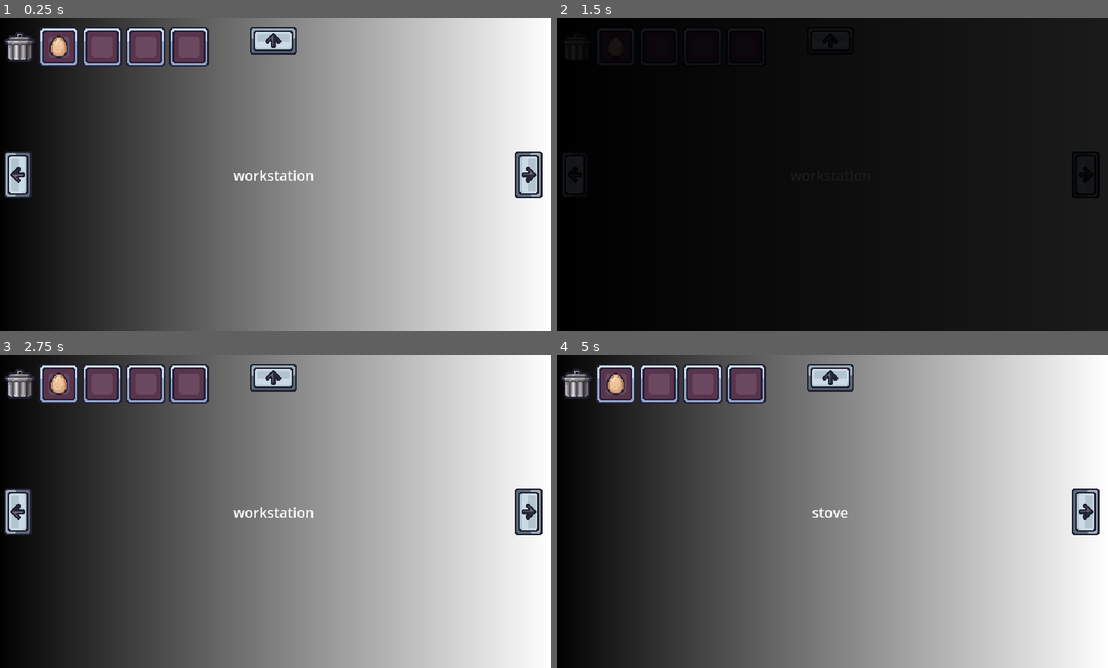
Above: before the commit, frames 1-4 (two rows, left to right).
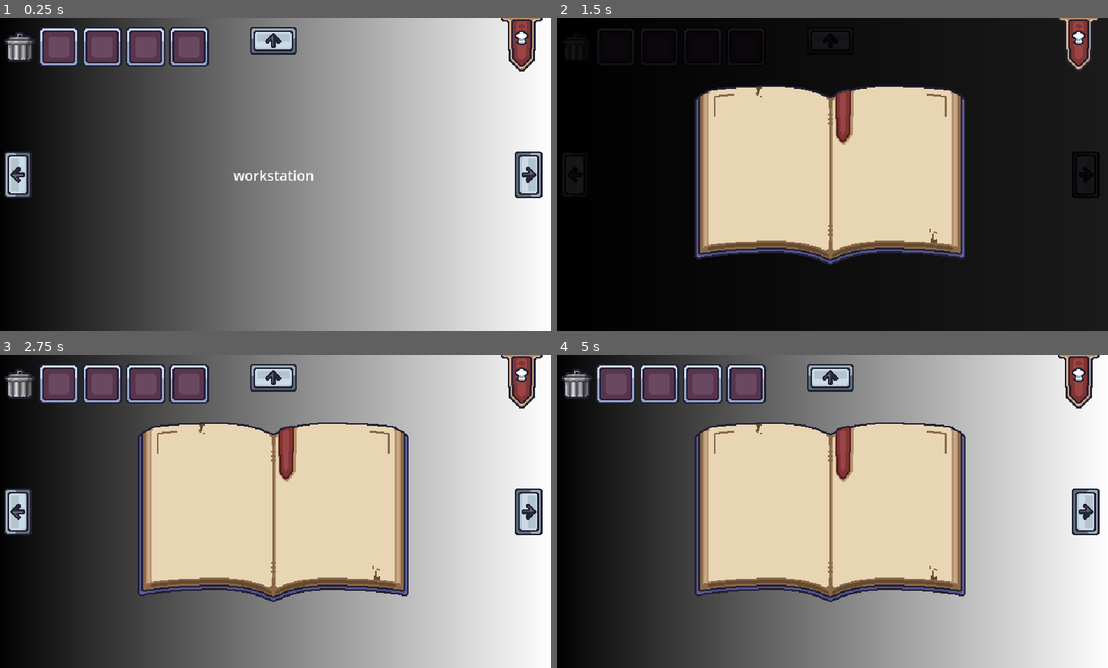
Above: after the commit, the same moments.

Repository: takanazwa5/BayoJajoJam
Game: Godot game, scene res://main.tscn
Two runs of this game, one before a commit and one after it. Both use one fixed random seed, a clock stepped at 60 frames per second and the inputs below.
Inputs (mouse positions are in pixels of both pictures, inside the frame that each line leads up to):
- Up to frame 1 (0.25 s): no input
- Up to frame 2 (1.5 s): click (1080, 43) at 0.52 s; click (584, 174) at 1.25 s
- Up to frame 3 (2.75 s): click (528, 511) at 2 s
- Up to frame 4 (5 s): click (832, 376) at 2.75 s; click (832, 646) at 3.5 s; click (584, 511) at 4.25 s

The runs differ from the first frame. In frame 1, 1.0% of the frame differs, in the area x 8-99%, y 0-18%; in frame 2, 27%; in frame 3, 27%, in the area x 8-99%, y 0-79%; in frame 4, 27%.

Commit message:
animations

Diff:
--- /dev/null
+++ b/cookbook/cookbook.gd
@@ -0,0 +1,24 @@
+class_name Cookbook extends Control
+
+
+@onready var cookbook_button: TextureButton = %CookbookButton
+@onready var ksiega_menu: TextureRect = %"Ksiega-menu"
+@onready var animation_player: AnimationPlayer = %AnimationPlayer
+
+
+func _ready() -> void:
+
+	cookbook_button.pressed.connect(_on_cookbook_button_pressed)
+
+
+func _on_cookbook_button_pressed() -> void:
+
+	if animation_player.is_playing(): return
+
+	if ksiega_menu.visible:
+
+		animation_player.play(&"fade_out")
+
+	else:
+
+		animation_player.play(&"fade_in")
--- /dev/null
+++ b/cookbook/cookbook.tscn
@@ -0,0 +1,184 @@
+[gd_scene load_steps=8 format=3 uid="uid://dm2lyfto0obo4"]
+
+[ext_resource type="Script" uid="uid://br6gbbkpcr7ab" path="res://cookbook/cookbook.gd" id="1_tgluu"]
+[ext_resource type="Texture2D" uid="uid://dov8u0muu325d" path="res://cookbook/assets/ksiazka-kucharska-button.png" id="2_1qgfj"]
+[ext_resource type="Texture2D" uid="uid://b1al7d3djm2bl" path="res://cookbook/assets/ksiega-menu.png" id="3_fet7r"]
+
+[sub_resource type="Animation" id="Animation_fet7r"]
+resource_name = "fade_in"
+length = 0.25
+step = 0.01
+tracks/0/type = "value"
+tracks/0/imported = false
+tracks/0/enabled = true
+tracks/0/path = NodePath("Ksiega-menu:position")
+tracks/0/interp = 2
+tracks/0/loop_wrap = true
+tracks/0/keys = {
+"times": PackedFloat32Array(0, 0.25),
+"transitions": PackedFloat32Array(1, 1),
+"update": 0,
+"values": [Vector2(164, 360), Vector2(164, 76.5)]
+}
+tracks/1/type = "value"
+tracks/1/imported = false
+tracks/1/enabled = true
+tracks/1/path = NodePath("MarginContainer:size")
+tracks/1/interp = 2
+tracks/1/loop_wrap = true
+tracks/1/keys = {
+"times": PackedFloat32Array(0, 0.1, 0.2),
+"transitions": PackedFloat32Array(1, 1, 1),
+"update": 0,
+"values": [Vector2(58, 61), Vector2(58, 70), Vector2(58, 61)]
+}
+tracks/2/type = "value"
+tracks/2/imported = false
+tracks/2/enabled = true
+tracks/2/path = NodePath("Ksiega-menu:visible")
+tracks/2/interp = 1
+tracks/2/loop_wrap = true
+tracks/2/keys = {
+"times": PackedFloat32Array(0),
+"transitions": PackedFloat32Array(1),
+"update": 1,
+"values": [true]
+}
+
+[sub_resource type="Animation" id="Animation_aou47"]
+length = 0.001
+tracks/0/type = "value"
+tracks/0/imported = false
+tracks/0/enabled = true
+tracks/0/path = NodePath("Ksiega-menu:position")
+tracks/0/interp = 1
+tracks/0/loop_wrap = true
+tracks/0/keys = {
+"times": PackedFloat32Array(0),
+"transitions": PackedFloat32Array(1),
+"update": 0,
+"values": [Vector2(164, 360)]
+}
+tracks/1/type = "value"
+tracks/1/imported = false
+tracks/1/enabled = true
+tracks/1/path = NodePath("MarginContainer:size")
+tracks/1/interp = 1
+tracks/1/loop_wrap = true
+tracks/1/keys = {
+"times": PackedFloat32Array(0),
+"transitions": PackedFloat32Array(1),
+"update": 0,
+"values": [Vector2(58, 61)]
+}
+tracks/2/type = "value"
+tracks/2/imported = false
+tracks/2/enabled = true
+tracks/2/path = NodePath("Ksiega-menu:visible")
+tracks/2/interp = 1
+tracks/2/loop_wrap = true
+tracks/2/keys = {
+"times": PackedFloat32Array(0),
+"transitions": PackedFloat32Array(1),
+"update": 1,
+"values": [false]
+}
+
+[sub_resource type="Animation" id="Animation_4gqgo"]
+resource_name = "fade_out"
+length = 0.25
+step = 0.01
+tracks/0/type = "value"
+tracks/0/imported = false
+tracks/0/enabled = true
+tracks/0/path = NodePath("Ksiega-menu:position")
+tracks/0/interp = 2
+tracks/0/loop_wrap = true
+tracks/0/keys = {
+"times": PackedFloat32Array(0, 0.25),
+"transitions": PackedFloat32Array(1, 1),
+"update": 0,
+"values": [Vector2(164, 76.5), Vector2(164, 360)]
+}
+tracks/1/type = "value"
+tracks/1/imported = false
+tracks/1/enabled = true
+tracks/1/path = NodePath("Ksiega-menu:visible")
+tracks/1/interp = 1
+tracks/1/loop_wrap = true
+tracks/1/keys = {
+"times": PackedFloat32Array(0.25),
+"transitions": PackedFloat32Array(1),
+"update": 1,
+"values": [false]
+}
+tracks/2/type = "value"
+tracks/2/imported = false
+tracks/2/enabled = true
+tracks/2/path = NodePath("MarginContainer:size")
+tracks/2/interp = 2
+tracks/2/loop_wrap = true
+tracks/2/keys = {
+"times": PackedFloat32Array(0, 0.1, 0.2),
+"transitions": PackedFloat32Array(1, 1, 1),
+"update": 0,
+"values": [Vector2(58, 61), Vector2(58, 70), Vector2(58, 61)]
+}
+
+[sub_resource type="AnimationLibrary" id="AnimationLibrary_4gqgo"]
+_data = {
+&"RESET": SubResource("Animation_aou47"),
+&"fade_in": SubResource("Animation_fet7r"),
+&"fade_out": SubResource("Animation_4gqgo")
+}
+
+[node name="Cookbook" type="Control"]
+layout_mode = 3
+anchors_preset = 15
+anchor_right = 1.0
+anchor_bottom = 1.0
+grow_horizontal = 2
+grow_vertical = 2
+mouse_filter = 2
+script = ExtResource("1_tgluu")
+
+[node name="MarginContainer" type="MarginContainer" parent="."]
+layout_mode = 1
+anchors_preset = 1
+anchor_left = 1.0
+anchor_right = 1.0
+offset_left = -58.0
+offset_bottom = 61.0
+grow_horizontal = 0
+theme_override_constants/margin_right = 10
+
+[node name="CookbookButton" type="TextureButton" parent="MarginContainer"]
+unique_name_in_owner = true
+layout_mode = 2
+texture_normal = ExtResource("2_1qgfj")
+stretch_mode = 0
+
+[node name="Ksiega-menu" type="TextureRect" parent="."]
+unique_name_in_owner = true
+visible = false
+layout_mode = 1
+anchors_preset = 8
+anchor_left = 0.5
+anchor_top = 0.5
+anchor_right = 0.5
+anchor_bottom = 0.5
+offset_left = -156.0
+offset_top = 180.0
+offset_right = 156.0
+offset_bottom = 387.0
+grow_horizontal = 2
+grow_vertical = 2
+mouse_filter = 0
+texture = ExtResource("3_fet7r")
+stretch_mode = 3
+
+[node name="AnimationPlayer" type="AnimationPlayer" parent="."]
+unique_name_in_owner = true
+libraries = {
+&"": SubResource("AnimationLibrary_4gqgo")
+}
--- a/inventory/inventory.gd
+++ b/inventory/inventory.gd
@@ -1,7 +1 @@
 class_name Inventory extends Control
-
-
-func _ready() -> void:
-
-	var first_slot: InventorySlot = $MarginContainer/HBoxContainer/InventorySlot
-	first_slot.item_data = load("res://items/item_data/jajo.tres")
--- a/main.gd
+++ b/main.gd
@@ -24,8 +24,7 @@
 
 func _change_view(view: Control) -> void:
 
-	view_switcher.fade_in()
-	await view_switcher.animation_player.animation_finished
+	await view_switcher.fade_in()
 	_current_view.hide()
 	view.show()
 	view_switcher.fade_out()
--- a/main.tscn
+++ b/main.tscn
@@ -7,6 +7,7 @@
 [ext_resource type="PackedScene" uid="uid://bw7teu3517o6d" path="res://views/orders/orders.tscn" id="5_272bh"]
 [ext_resource type="PackedScene" uid="uid://bshxnhl2qsinq" path="res://inventory/inventory.tscn" id="5_lquwl"]
 [ext_resource type="PackedScene" uid="uid://cbvv7fth7ullu" path="res://view_switcher/view_switcher.tscn" id="6_7mycd"]
+[ext_resource type="PackedScene" uid="uid://dm2lyfto0obo4" path="res://cookbook/cookbook.tscn" id="8_5vw27"]
 
 [node name="Main" type="Node"]
 script = ExtResource("1_ig7tw")
@@ -39,3 +40,5 @@
 
 [node name="ViewSwitcher" parent="." instance=ExtResource("6_7mycd")]
 unique_name_in_owner = true
+
+[node name="Cookbook" parent="." instance=ExtResource("8_5vw27")]
--- a/view_switcher/view_switcher.gd
+++ b/view_switcher/view_switcher.gd
@@ -11,12 +11,10 @@
 
 func fade_in() -> void:
 
-	color_rect.show()
 	animation_player.play(&"fade_in")
+	await animation_player.animation_finished
 
 
 func fade_out() -> void:
 
-	animation_player.play_backwards(&"fade_in")
-	await animation_player.animation_finished
-	color_rect.hide()
+	animation_player.play(&"fade_out")
--- a/view_switcher/view_switcher.tscn
+++ b/view_switcher/view_switcher.tscn
@@ -1,8 +1,35 @@
-[gd_scene load_steps=7 format=3 uid="uid://cbvv7fth7ullu"]
+[gd_scene load_steps=8 format=3 uid="uid://cbvv7fth7ullu"]
 
 [ext_resource type="Script" uid="uid://c73yra6x1xfvm" path="res://view_switcher/view_switcher.gd" id="1_ny4xg"]
 [ext_resource type="Texture2D" uid="uid://cjxpc5lajqt57" path="res://inventory/assets/strzalka-alt-button.png" id="2_qkdpp"]
 [ext_resource type="Texture2D" uid="uid://dv8iwr4v33ark" path="res://inventory/assets/strzalka-button.png" id="2_tmro5"]
+
+[sub_resource type="Animation" id="Animation_58uee"]
+length = 0.001
+tracks/0/type = "value"
+tracks/0/imported = false
+tracks/0/enabled = true
+tracks/0/path = NodePath("ColorRect:color")
+tracks/0/interp = 1
+tracks/0/loop_wrap = true
+tracks/0/keys = {
+"times": PackedFloat32Array(0),
+"transitions": PackedFloat32Array(1),
+"update": 0,
+"values": [Color(0, 0, 0, 0)]
+}
+tracks/1/type = "value"
+tracks/1/imported = false
+tracks/1/enabled = true
+tracks/1/path = NodePath("ColorRect:visible")
+tracks/1/interp = 1
+tracks/1/loop_wrap = true
+tracks/1/keys = {
+"times": PackedFloat32Array(0),
+"transitions": PackedFloat32Array(1),
+"update": 1,
+"values": [false]
+}
 
 [sub_resource type="Animation" id="Animation_qkdpp"]
 resource_name = "fade_in"
@@ -20,26 +47,53 @@
 "update": 0,
 "values": [Color(0, 0, 0, 0), Color(0, 0, 0, 1)]
 }
-
-[sub_resource type="Animation" id="Animation_58uee"]
-length = 0.001
+tracks/1/type = "value"
+tracks/1/imported = false
+tracks/1/enabled = true
+tracks/1/path = NodePath("ColorRect:visible")
+tracks/1/interp = 1
+tracks/1/loop_wrap = true
+tracks/1/keys = {
+"times": PackedFloat32Array(0),
+"transitions": PackedFloat32Array(1),
+"update": 1,
+"values": [true]
+}
+
+[sub_resource type="Animation" id="Animation_osyu2"]
+resource_name = "fade_out"
+length = 0.25
+step = 0.1
 tracks/0/type = "value"
 tracks/0/imported = false
 tracks/0/enabled = true
 tracks/0/path = NodePath("ColorRect:color")
-tracks/0/interp = 1
+tracks/0/interp = 2
 tracks/0/loop_wrap = true
 tracks/0/keys = {
-"times": PackedFloat32Array(0),
-"transitions": PackedFloat32Array(1),
+"times": PackedFloat32Array(0, 0.25),
+"transitions": PackedFloat32Array(1, 1),
 "update": 0,
-"values": [Color(0, 0, 0, 0)]
+"values": [Color(0, 0, 0, 1), Color(0, 0, 0, 0)]
+}
+tracks/1/type = "value"
+tracks/1/imported = false
+tracks/1/enabled = true
+tracks/1/path = NodePath("ColorRect:visible")
+tracks/1/interp = 1
+tracks/1/loop_wrap = true
+tracks/1/keys = {
+"times": PackedFloat32Array(0.25),
+"transitions": PackedFloat32Array(1),
+"update": 1,
+"values": [false]
 }
 
 [sub_resource type="AnimationLibrary" id="AnimationLibrary_osyu2"]
 _data = {
 &"RESET": SubResource("Animation_58uee"),
-&"fade_in": SubResource("Animation_qkdpp")
+&"fade_in": SubResource("Animation_qkdpp"),
+&"fade_out": SubResource("Animation_osyu2")
 }
 
 [node name="ViewSwitcher" type="Control"]
--- a/views/orders/orders.tscn
+++ b/views/orders/orders.tscn
@@ -9,10 +9,19 @@
 
 [node name="Orders" type="Control"]
 layout_mode = 3
-anchors_preset = 0
+anchors_preset = 15
+anchor_right = 1.0
+anchor_bottom = 1.0
+grow_horizontal = 2
+grow_vertical = 2
 
 [node name="BG" type="TextureRect" parent="."]
-layout_mode = 0
+layout_mode = 1
+anchors_preset = 15
+anchor_right = 1.0
+anchor_bottom = 1.0
+grow_horizontal = 2
+grow_vertical = 2
 texture = SubResource("GradientTexture2D_gpjyc")
 
 [node name="Label" type="Label" parent="BG"]
--- a/views/stove/stove.tscn
+++ b/views/stove/stove.tscn
@@ -9,10 +9,19 @@
 
 [node name="Stove" type="Control"]
 layout_mode = 3
-anchors_preset = 0
+anchors_preset = 15
+anchor_right = 1.0
+anchor_bottom = 1.0
+grow_horizontal = 2
+grow_vertical = 2
 
 [node name="BG" type="TextureRect" parent="."]
-layout_mode = 0
+layout_mode = 1
+anchors_preset = 15
+anchor_right = 1.0
+anchor_bottom = 1.0
+grow_horizontal = 2
+grow_vertical = 2
 texture = SubResource("GradientTexture2D_a3ir5")
 
 [node name="Label" type="Label" parent="BG"]
--- a/views/workstation/workstation.tscn
+++ b/views/workstation/workstation.tscn
@@ -9,10 +9,19 @@
 
 [node name="Workstation" type="Control"]
 layout_mode = 3
-anchors_preset = 0
+anchors_preset = 15
+anchor_right = 1.0
+anchor_bottom = 1.0
+grow_horizontal = 2
+grow_vertical = 2
 
 [node name="BG" type="TextureRect" parent="."]
-layout_mode = 0
+layout_mode = 1
+anchors_preset = 15
+anchor_right = 1.0
+anchor_bottom = 1.0
+grow_horizontal = 2
+grow_vertical = 2
 texture = SubResource("GradientTexture2D_a3ir5")
 
 [node name="Label" type="Label" parent="BG"]
Binary file added: cookbook/assets/ksiega-menu.png
Not shown, added: cookbook/assets/ksiega-menu.png.import
Not shown, added: cookbook/cookbook.gd.uid
Not shown: 1 places in main.tscn that only renumber resources
